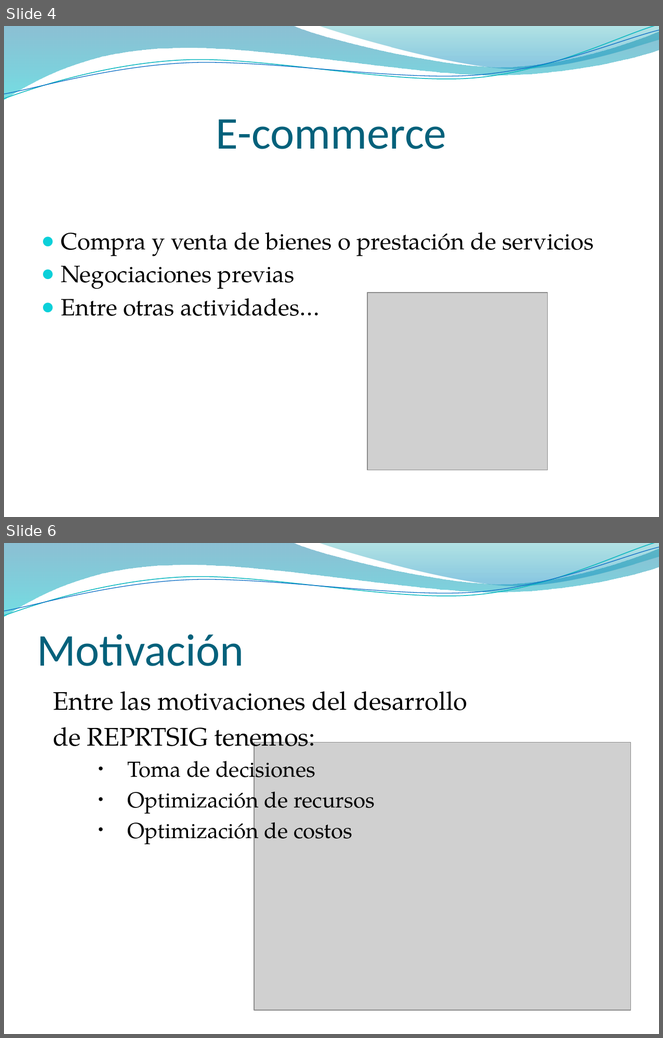
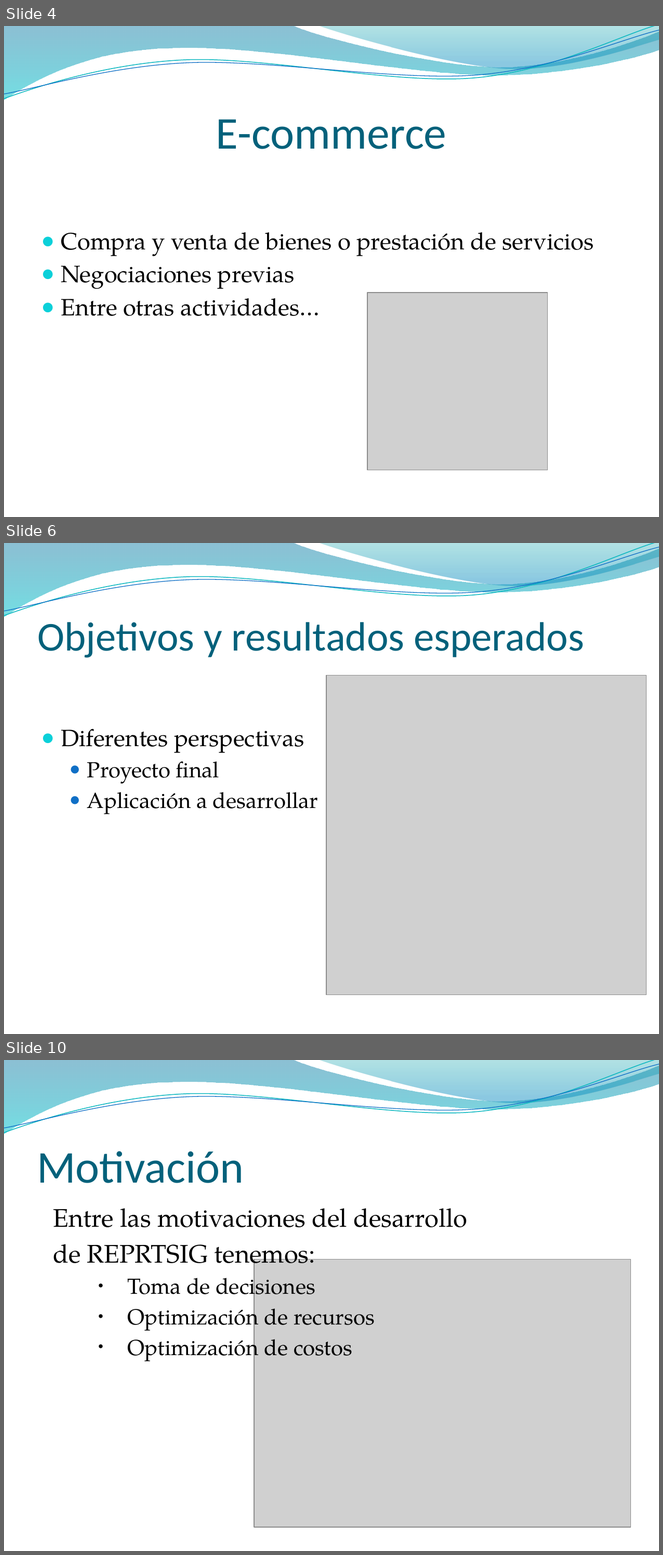
Before and after one commit to ORGTecnologo/7b6581PT, a slide deck: Documentacion/Entregas/Presentacion/Presentacion.pptx. Shown one above the other, each under a label of ours: slides 4 and 6 before the commit, slides 4, 6 and 10 after it; the slides between them are not shown. The pictures are 663x1038 and 663x1555 pixels, drawn with LibreOffice and Linux fonts; fonts in the diff are those of the drawing; grey boxes stand for pictures; background and template pictures are left out. Boxes give left, top, right and bottom in pixels: in the first picture for what was removed or moved away, otherwise in the second. Text is boxed around its words. In the diff, an @@ line names an element or a change of style, - is before the commit and + after.

```diff
--- a/Documentacion/Entregas/Presentacion/Presentacion.pptx
+++ b/Documentacion/Entregas/Presentacion/Presentacion.pptx
@@ slide 6 added at (4,543,659,1034), background picture (left out); not listed: 4 template elements that a slide beside it also shows @@
@@ title added at (37,622,584,658), 45 pt, text #04617B @@
+Objetivos y resultados esperados
@@ picture added at (326,676,646,995) @@
@@ text added at (61,729,319,814), 24 pt, text #000000 @@
+● Diferentes perspectivas
+  ● Proyecto final
+  ● Aplicación a desarrollar
@@ what was slide 6 is now slide 10 @@
```
Also in this commit, not shown: 1 slide changed, 3 other slides added.
